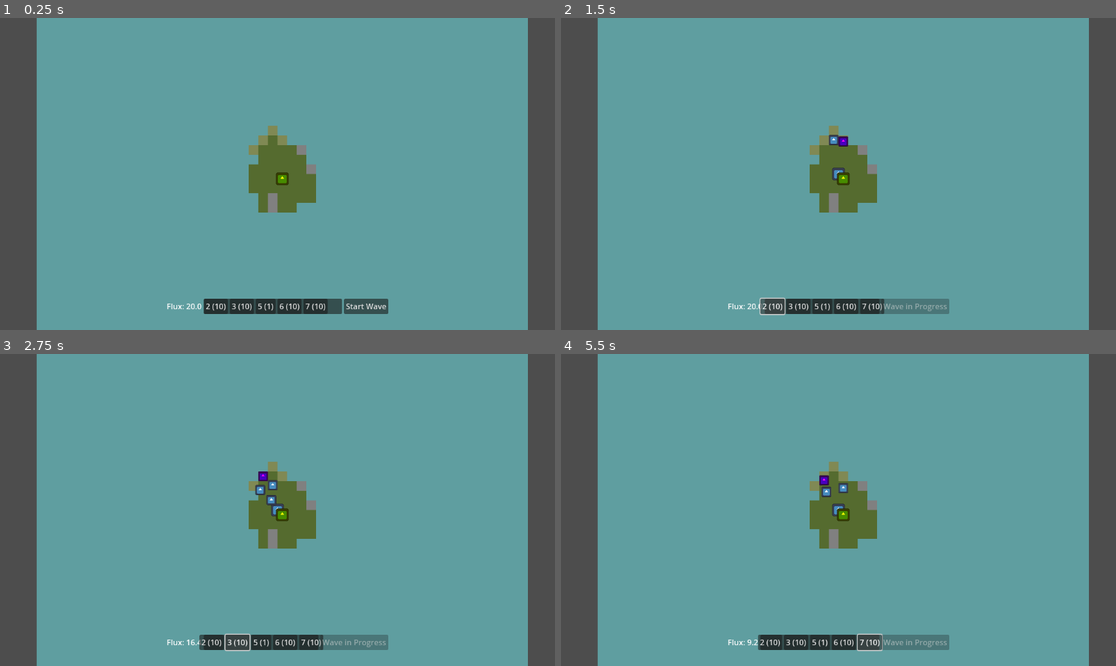
Above: before the commit, frames 1-4 (two rows, left to right).
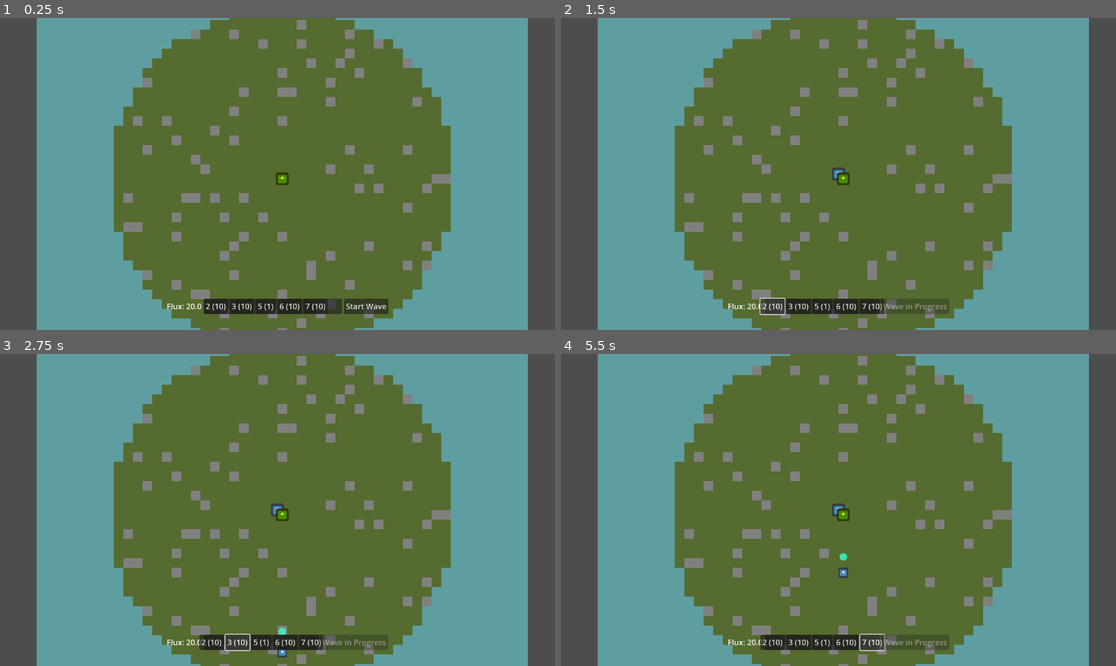
Above: after the commit, the same moments.

Repository: inf-35/tower-defense
Game: Godot game, scene res://island.tscn
The game is run twice, just before and just after one commit, with the same random seed, the same clock (stepped at 60 frames per second) and the same inputs. The engine's default icon, where the game draws it, is replaced by a stand-in: a white triangle on a blue panel in a dark square.
Inputs (mouse positions are in pixels of both pictures, inside the frame that each line leads up to):
- Up to frame 1 (0.25 s): no input
- Up to frame 2 (1.5 s): click "Start Wave" at 0.5 s; click "2 (10)" at 1.25 s
- Up to frame 3 (2.75 s): click "3 (10)" at 2 s
- Up to frame 4 (5.5 s): click "5 (1)" at 2.75 s; click "6 (10)" at 3.5 s; click (927, 641) at 4.25 s, where only the run before the commit has a clickable "Start Wave"; click "7 (10)" at 5 s

The runs differ from the first frame. In frame 1, 49% of the frame differs, in the area x 20-82%, y 0-100%; in frame 2, 49%; in frame 3, 49%; in frame 4, 49%.

Commit message:
implemented status reactions, unit movement prediction

Diff:
--- a/Indexes/attributes.gd
+++ b/Indexes/attributes.gd
@@ -20,6 +20,7 @@
 	FROST,
 	BURN,
 	POISON,
+	HEAT,
 }
 
 class StatusEffectData:
@@ -35,6 +36,14 @@
 		multiplicative_per_stack = _mps
 		can_stack = _cs
 
+class ReactionData:
+	var requisites: Dictionary[Status, float] #what statuses in what amount does this reaction need
+	var effect: Callable #should have one argument (host unit)
+
+	func _init(_requisites: Dictionary[Status, float], _effect: Callable):
+		requisites = _requisites
+		effect = _effect
+
 #NOTE to designers, these status effects should be normalised i.e. one stakc
 #of FROST should be equivalent to one stack of POISON in importance
 var status_effects : Dictionary[Status, StatusEffectData] = {
@@ -46,5 +55,26 @@
 	),
 	Status.POISON: StatusEffectData.new(
 		id.REGEN_PERCENT, -2, 0.0
+	),
+	Status.HEAT: StatusEffectData.new(
+		id.MAX_SPEED, 0.0, 1.0  #this effect does nothing by itself, but reacts with FROST
+	),
+}
+
+var reactions: Array[ReactionData] = [
+	ReactionData.new(
+		{Status.FROST: 1.0, Status.HEAT: 1.0},
+		generate_damage_callable(200.0)
 	)
-}
+]
+
+#a list of just standard reaction effects. they should all take in unit as sole parameter, see ModifiersComponent check_reactions_for_status()
+static func generate_damage_callable(dmg: float) -> Callable:
+	return func(unit: Unit):
+		var hit_data := HitData.new()
+		hit_data.damage = dmg
+		hit_data.expected_damage = dmg
+		hit_data.source = unit #source is self (by convention)
+		hit_data.target = unit
+
+		unit.take_hit(hit_data)
--- a/Indexes/wave_enemies.gd
+++ b/Indexes/wave_enemies.gd
@@ -11,7 +11,7 @@
 
 const enemies_per_wave: Dictionary[int, Array] = {
 	1: [
-		[BASIC, 6],
+		[BASIC, 1],
 	],
 	2: [
 		[BASIC, 9],
--- a/Scene Elements/island.gd
+++ b/Scene Elements/island.gd
@@ -15,7 +15,6 @@
 
 var is_choosing_expansion: bool = false
 var current_expansion_options: Array[ExpansionChoice] = []
-
 
 const CELL_SIZE: int = 10
 const GRID_SIZE: int = 50
@@ -82,7 +81,7 @@
 			terrain_level_grid[Vector2i(x, y)] = Terrain.Level.SEA
 			occupied_grid[Vector2i(x, y)] = false
 
-	expand_by_block(TerrainGen.generate_block(40))
+	expand_by_block(TerrainGen.generate_block(1000))
 	expand_by_block(TerrainGen.generate_block(6))
 
 	_update_terrain()
--- a/UnitComponents/component.gd
+++ b/UnitComponents/component.gd
@@ -33,4 +33,7 @@
 		return get_stat_raw(modifiers_component, data, attribute)
 
 func get_stat_raw(modifiers_component: ModifiersComponent, data: Data, attribute: Attributes.id) -> Variant:
+	if not data:
+		push_warning("no data found in", self)
+		return
 	return data.get(Data.get_stringname(attribute)) if (modifiers_component == null or modifiers_component.pull_stat(attribute) == null) else modifiers_component.pull_stat(attribute)
--- a/UnitComponents/modifiers_component.gd
+++ b/UnitComponents/modifiers_component.gd
@@ -31,9 +31,9 @@
 
 # remove a buff/debuff
 func remove_modifier(mod: Modifier) -> void:
-	_modifiers.erase(mod)
 	_effective_cache.erase(mod.attribute)
 	stat_changed.emit(mod.attribute)
+	_modifiers.erase(mod)
 
 func replace_modifier(mod: Modifier, replacement: Modifier) -> void: #allows us to not repeat stat_changed calls
 	if mod:
@@ -48,6 +48,7 @@
 		if existing_status.can_stack():
 			existing_status.stack += stack #consolidate statuses together
 			update_status(existing_status)
+			check_reactions_for_status(type)
 
 			if cooldown >= 0.0:
 				get_tree().create_timer(cooldown).timeout.connect(func():
@@ -58,12 +59,14 @@
 
 	var status := StatusEffect.new(type, stack)
 	status.cooldown = cooldown
+	print("added: ", status.stack)
+	_status_effects[type] = status
 	update_status(status)
+	check_reactions_for_status(type)
 
 	if status.cooldown >= 0.0:
-		var base_stack: float = status.stack #save status' initial stack
 		get_tree().create_timer(status.cooldown).timeout.connect(func():
-			status.stack -= base_stack #so we can subtract it after cooldown ends
+			status.stack -= stack #so we can subtract it after cooldown ends
 			update_status(status)
 		)
 #update a status effect
@@ -72,7 +75,7 @@
 	if status.stack <= 0.0:
 		remove_modifier(status._modifier)
 		_status_effects.erase(status.type)
-		status._modifier = null # Clear the reference
+		#status._modifier = null # Clear the reference
 		return
 
 	# Create a new modifier that reflects the current state of the status effect.
@@ -80,6 +83,36 @@
 	var new_modifier = create_underlying_modifier(status)
 	status._modifier = new_modifier # Link the new modifier to the status effect
 	replace_modifier(old_modifier, new_modifier) # Add the new modifier to the primary processing list
+	print("new modifier: ", new_modifier)
+# checks all reactions that involve the newly updated status type to see if any have been triggered.
+func check_reactions_for_status(updated_status_type: Attributes.Status) -> void:
+	for reaction: Attributes.ReactionData in Attributes.reactions:
+		# there's no way this update could have triggered it. Skip the check entirely.
+		if not reaction.requisites.has(updated_status_type):
+			continue
+
+		var all_requisites_met: bool = true
+		var reaction_stack: int = 10
+		for required_status: Attributes.Status in reaction.requisites:
+			var required_stacks: float = reaction.requisites[required_status]
+
+			# Check if the unit has the status and if the stacks are sufficient.
+			if not _status_effects.has(required_status) or _status_effects[required_status].stack < required_stacks:
+				print(required_status," ",_status_effects," ",required_stacks)
+				all_requisites_met = false
+				break # A requisite is not met, no need to check others for this reaction.
+			else:
+				var possible_reaction_stack: int = floor(_status_effects[required_status].stack / required_stacks)
+				if possible_reaction_stack < reaction_stack:
+					reaction_stack = possible_reaction_stack
+
+		# If, after checking all requisites, the flag is still true, the reaction triggers.
+		if all_requisites_met:
+			reaction.effect.call(unit)
+			#consume effect
+			for status_to_consume in reaction.requisites:
+				_status_effects[status_to_consume].stack -= reaction.requisites[status_to_consume] * reaction_stack
+				update_status(_status_effects[status_to_consume])
 
 func create_underlying_modifier(status: StatusEffect) -> Modifier:
 	# Look up the definition of this status type from our central Attributes store.
@@ -97,7 +130,7 @@
 		total_multiplicative,
 		total_additive,
 		null, # Status effects generally don't use override.
-		status.source_id
+		status.source_id #doesnt actually work rn
 	)
 	new_mod.cooldown = -1.0 #status-modifiers are ALWAYS permanent
 	#they are manually removed when their parent status runs out
@@ -112,6 +145,10 @@
 	stat_changed.emit(attr)
 
 func register_data(data: Data) -> void: #registers any arbitrary data resource; polymorphic
+	if not data:
+		push_warning("no data found in ", self)
+		return
+
 	for attr: Attributes.id in Attributes.id.values():
 		var value = data.resolve(attr) #try and get all attributes from data
 		if value == null: #attribute does not exist
--- a/UnitComponents/navigation_component.gd
+++ b/UnitComponents/navigation_component.gd
@@ -64,6 +64,57 @@
 			unit.graphics.modulate = Color(1.0, 1.0, 1.0)
 		)
 
+func get_position_in_future(t: float) -> Vector2: #returns predicted position of unit t seconds from now
+
+	if movement_component == null or _path.is_empty():
+		return unit.global_position # Not moving, will be at current position.
+
+	var max_speed: float = unit.get_stat(Attributes.id.MAX_SPEED)
+
+	if max_speed <= 0.0:
+		return unit.global_position # Not moving.
+
+	var total_distance_to_travel: float = max_speed * t
+	var current_pos: Vector2 = unit.global_position
+	var simulated_waypoint_index: int = _current_waypoint_index
+
+	# --- Optimization Step 1: Account for the partial first step ---
+	var first_waypoint_pos := Island.cell_to_position(_path[simulated_waypoint_index])
+	var distance_to_first_waypoint := current_pos.distance_to(first_waypoint_pos)
+
+	if total_distance_to_travel <= distance_to_first_waypoint:
+		# Will not even reach the next waypoint.
+		var direction = (first_waypoint_pos - current_pos).normalized()
+		return current_pos + direction * total_distance_to_travel
+
+	# We reached the first waypoint, so subtract that distance and time.
+	total_distance_to_travel -= distance_to_first_waypoint
+	simulated_waypoint_index += 1
+
+	# --- Optimization Step 2: Skip full waypoints ---
+	# All subsequent waypoints are a fixed distance apart (assuming no diagonals in path).
+	var distance_per_cell := float(Island.CELL_SIZE)
+	var num_waypoints_to_skip := int(total_distance_to_travel / distance_per_cell)
+
+	var final_waypoint_index = min(
+		simulated_waypoint_index + num_waypoints_to_skip,
+		_path.size() - 1
+	)
+
+	# Jump our simulation state directly to this "last safe waypoint".
+	var last_safe_waypoint_pos: Vector2 = Island.cell_to_position(_path[final_waypoint_index])
+	var distance_skipped: float = (final_waypoint_index - simulated_waypoint_index) * distance_per_cell
+	total_distance_to_travel -= distance_skipped
+
+	# --- Final Step: Simulate the remaining partial step ---
+	if final_waypoint_index + 1 >= _path.size():
+		# We've reached the end of the path.
+		return last_safe_waypoint_pos
+
+	var next_waypoint_pos := Island.cell_to_position(_path[final_waypoint_index + 1])
+	var direction_of_final_segment = (next_waypoint_pos - last_safe_waypoint_pos).normalized()
+
+	return last_safe_waypoint_pos + direction_of_final_segment * total_distance_to_travel
 
 func _process(delta: float):
 	_stagger += 1
--- a/UnitComponents/tower.gd
+++ b/UnitComponents/tower.gd
@@ -4,6 +4,8 @@
 signal adjacency_updated(new_adjacencies: Dictionary[Vector2i, Tower]) #Island hooks onto this
 
 @export var type: Towers.Type
+var level: int
+
 var facing: Facing: #which direction the tower is facing
 	set(new_facing):
 		facing = new_facing
--- a/UnitComponents/unit.gd
+++ b/UnitComponents/unit.gd
@@ -91,8 +91,8 @@
 
 func _setup_event_bus() -> void:
 	on_event.connect(func(event: GameEvent):
-		for schedule_class: EffectPrototype.Schedule in effects:
-			var scheduled_effects: Array = effects[schedule_class]
+		for schedule_class: EffectPrototype.Schedule in effects: #call effects by schedule class
+			var scheduled_effects: Array = effects[schedule_class] #multiplicative -> additive -> reactive
 			for effect_instance: EffectInstance in scheduled_effects:
 				effect_instance.handle_event_unfiltered(event)
 	)
@@ -124,8 +124,15 @@
 	_create_components()
 	_prepare_components()
 
+var future_position: Vector2 = Vector2(100000,1000000)
 func _process(delta: float):
 	_cooldown += delta
+	queue_redraw()
+
+	if _cooldown > 0.5 and navigation_component: #DEBUG
+		future_position = navigation_component.get_position_in_future(0.5)
+		_cooldown = 0.0
+
 	if attack_component == null or range_component == null:
 		return
 
@@ -189,11 +196,11 @@
 
 func get_stat(attr: Attributes.id): #GENERIC get stat function, should only be used for ui related purposes
 	if health_component != null:
-		if attr == Attributes.id.MAX_HEALTH:
+		if attr == Attributes.id.MAX_HEALTH or attr == Attributes.id.REGENERATION or attr == Attributes.id.REGEN_PERCENT:
 			return health_component.get_stat(modifiers_component, health_component.health_data, attr)
 
 	if movement_component != null:
-		if attr == Attributes.id.MAX_SPEED:
+		if attr == Attributes.id.MAX_SPEED or attr == Attributes.id.ACCELERATION:
 			return movement_component.get_stat(modifiers_component, movement_component.movement_data, attr)
 
 	if attack_component != null:
@@ -204,5 +211,19 @@
 var draw_end: Vector2 = Vector2.ZERO
 var draw_color: Color = Color.BLACK
 
+#func _draw():
+	#draw_line(draw_start - position, draw_end - position, draw_color, 2.0)
+
 func _draw():
-	draw_line(draw_start - position, draw_end - position, draw_color, 2.0)
+	# --- Existing Draw Call ---
+	if draw_end != Vector2.ZERO:
+		draw_line(draw_start - global_position, draw_end - global_position, draw_color, 2.0)
+
+	if navigation_component != null:
+		var local_ghost_position = future_position - global_position
+
+		# Draw a small, semi-transparent circle as a marker.
+		var marker_radius: float = 4.0
+		var marker_color = Color(0.2, 1.0, 0.8, 0.8) # A distinct teal color
+
+		draw_circle(local_ghost_position, marker_radius, marker_color)
--- a/Units/Towers/frost_tower/frost_attack.tres
+++ b/Units/Towers/frost_tower/frost_attack.tres
@@ -1,31 +1,22 @@
-[gd_resource type="Resource" script_class="AttackData" load_steps=6 format=3 uid="uid://b4ac8wgm70768"]
+[gd_resource type="Resource" script_class="AttackData" load_steps=5 format=3 uid="uid://b4ac8wgm70768"]
 
 [ext_resource type="Script" uid="uid://fg7kwlp4e1tp" path="res://Data/modifier_data_prototype.gd" id="1_ly7l5"]
 [ext_resource type="Script" uid="uid://bxee20ha7a0bv" path="res://Data/attack_data.gd" id="2_7up7a"]
 [ext_resource type="Script" uid="uid://c1jdwykpk8uvi" path="res://Data/status_effect_prototype.gd" id="3_7up7a"]
 
-[sub_resource type="Resource" id="Resource_ly7l5"]
-script = ExtResource("1_ly7l5")
-attribute = 2
-additive = 0.0
-multiplicative = 0.5
-override = null
-cooldown = 1.2
-metadata/_custom_type_script = "uid://fg7kwlp4e1tp"
-
 [sub_resource type="Resource" id="Resource_h67ia"]
 script = ExtResource("3_7up7a")
 type = 0
-stack = 1.0
-cooldown = 0.5
+stack = 3.0
+cooldown = 2.0
 metadata/_custom_type_script = "uid://c1jdwykpk8uvi"
 
 [resource]
 script = ExtResource("2_7up7a")
 range = 50.0
-cooldown = 2.0
-radius = 15.0
+cooldown = 0.2
+radius = 20.0
 damage = 0.5
 status_effects = Array[ExtResource("3_7up7a")]([SubResource("Resource_h67ia")])
-modifiers = Array[ExtResource("1_ly7l5")]([SubResource("Resource_ly7l5")])
+modifiers = Array[ExtResource("1_ly7l5")]([])
 metadata/_custom_type_script = "uid://bxee20ha7a0bv"
